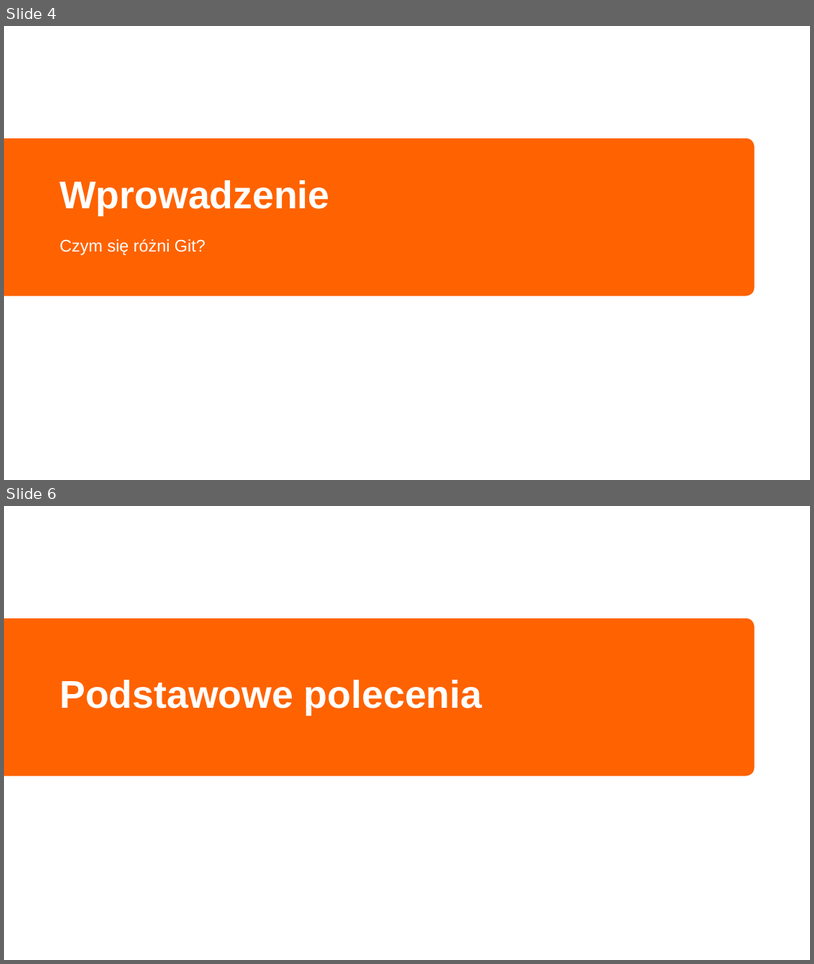
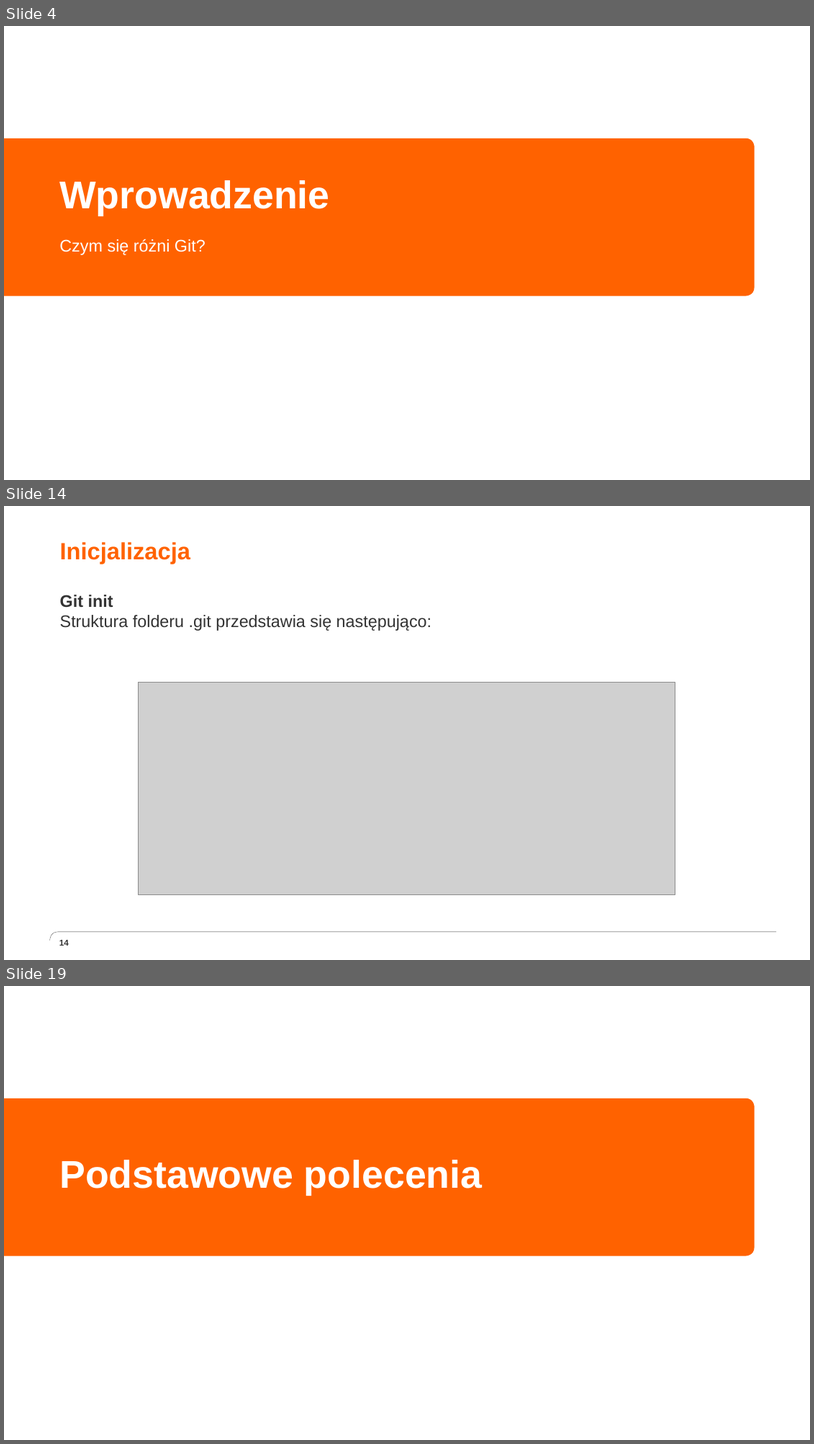
Before and after one commit to grazin/materialy, a slide deck: Programowanie użytkowe - Git.pptx. Shown one above the other, each under a label of ours: slides 4 and 6 before the commit, slides 4, 14 and 19 after it; the slides between them are not shown. The pictures are 814x964 and 814x1444 pixels, drawn with LibreOffice and Linux fonts; fonts in the diff are those of the drawing; grey boxes stand for pictures; background and template pictures are left out. Boxes give left, top, right and bottom in pixels: in the first picture for what was removed or moved away, otherwise in the second. Text is boxed around its words. In the diff, an @@ line names an element or a change of style, - is before the commit and + after.

```diff
--- a/Programowanie użytkowe - Git.pptx
+++ b/Programowanie użytkowe - Git.pptx
@@ slide 14 added at box(4, 506, 810, 960), background #FFFFFF @@
@@ title added at box(60, 542, 190, 564), 28 pt, text #FF6200, bold @@
+Inicjalizacja
@@ text added at box(60, 595, 432, 631), 20 pt, text #333333 @@
+Git init
+  Struktura folderu .git przedstawia się następująco:
@@ picture added at box(139, 682, 676, 894) @@
@@ freeform shape added at box(50, 932, 777, 939), outline #333333 0.25 pt @@
@@ page number added at box(59, 939, 69, 945), 10 pt, text #333333, bold @@
+14
@@ what was slide 6 is now slide 19 @@
```
Also in this commit, not shown: 2 slides changed, 13 other slides added.
